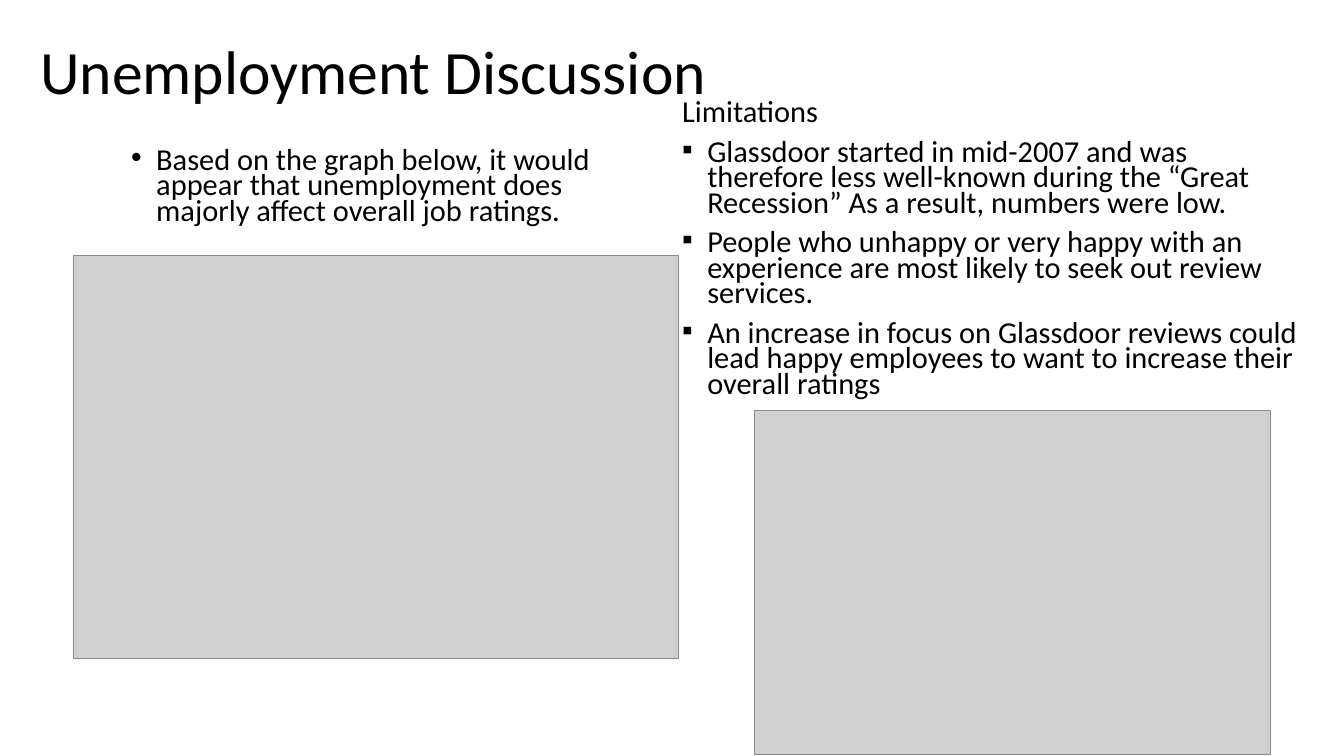
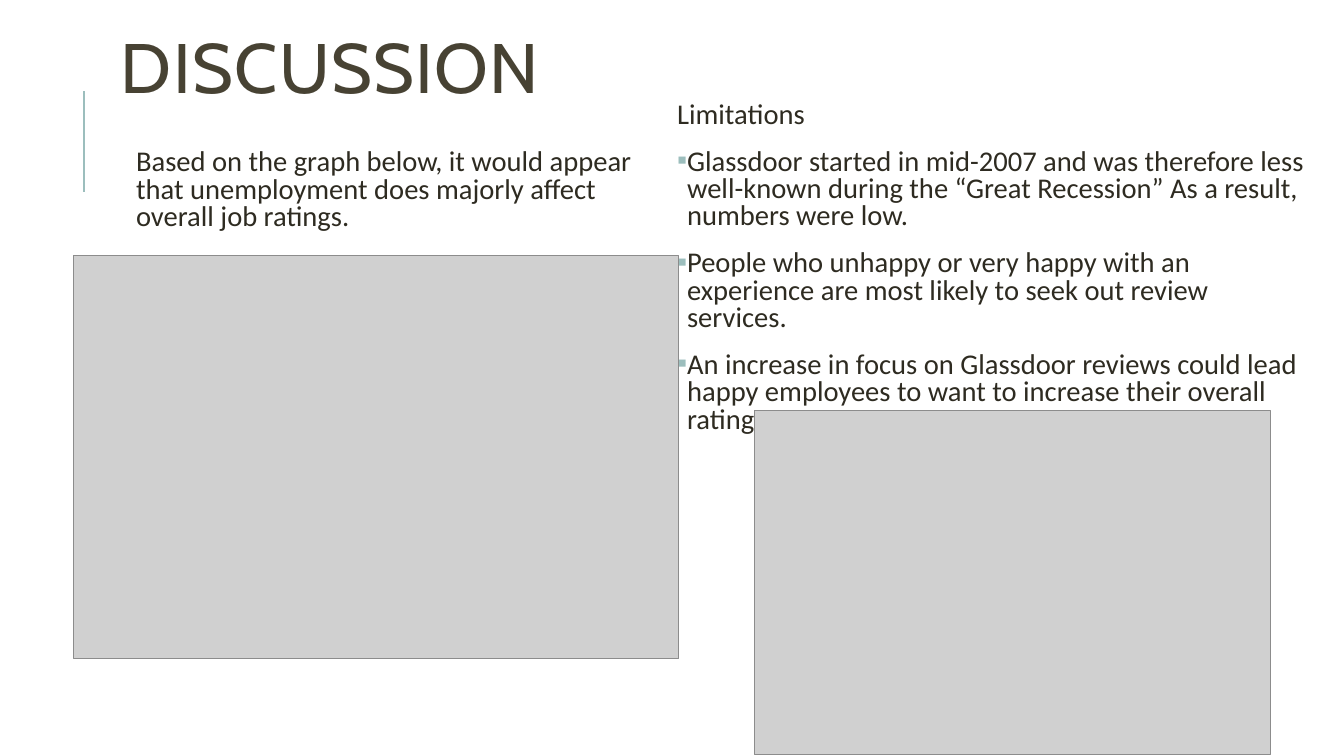
Before and after one commit to annabl38/Project_1, a slide deck: slide 19 of Happy People Presentation.pptx (slide 5 before the commit). Drawn at 1344x756 pixels with LibreOffice and Linux fonts; fonts in the diff are those of the drawing; grey boxes stand for pictures. Boxes give left, top, right and bottom in pixels: in the first picture for what was removed or moved away, otherwise in the second. Text is boxed around its words. In the diff, an @@ line names an element or a change of style, - is before the commit and + after.

```diff
--- a/Happy People Presentation.pptx
+++ b/Happy People Presentation.pptx
@@ title at (121,43,539,94): text changed; size 44 to 50 pt; font Calibri to Cabin; text colour #000000 to #474233 @@
-Unemployment Discussion
+DISCUSSION
@@ line added from (84, 192) to (84, 91), #9CBEBD 1.5 pt @@
@@ text "Limitations" at (677,104,1303,436): size 21.7 to 20.4 pt, text colour #000000 to #2E2B21; line spacing 0.7 to 0.8; more space between paragraphs; indent changed @@
@@ text "Based on the graph below, ..." at (136,151,632,231): size 21.7 to 20.4 pt, text colour #000000 to #2E2B21; bullet • to  ; line spacing 0.7 to 0.8; more space between paragraphs @@
```
Also in this commit, not shown: 5 other slides changed, 20 slides added.
